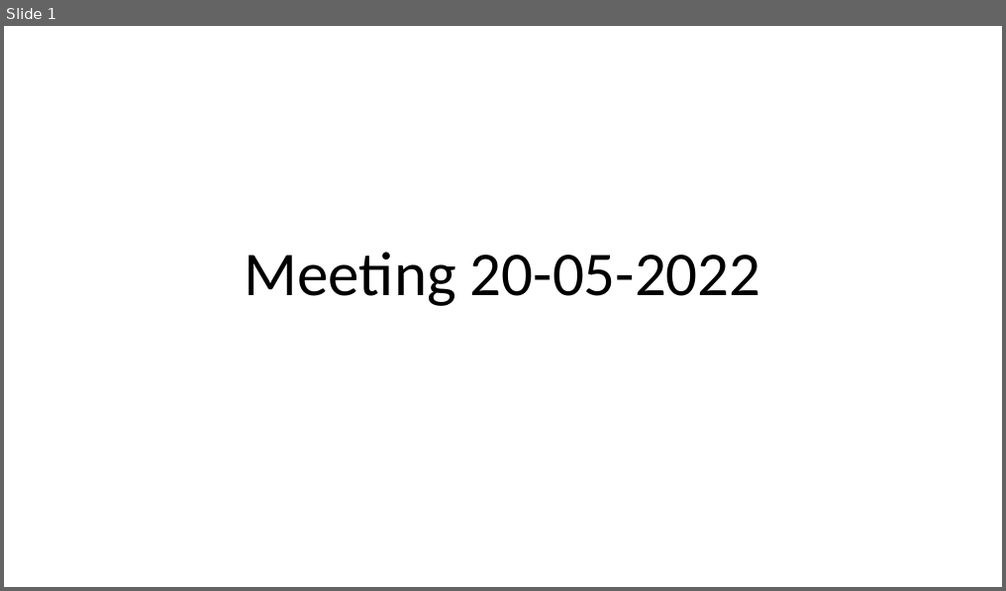
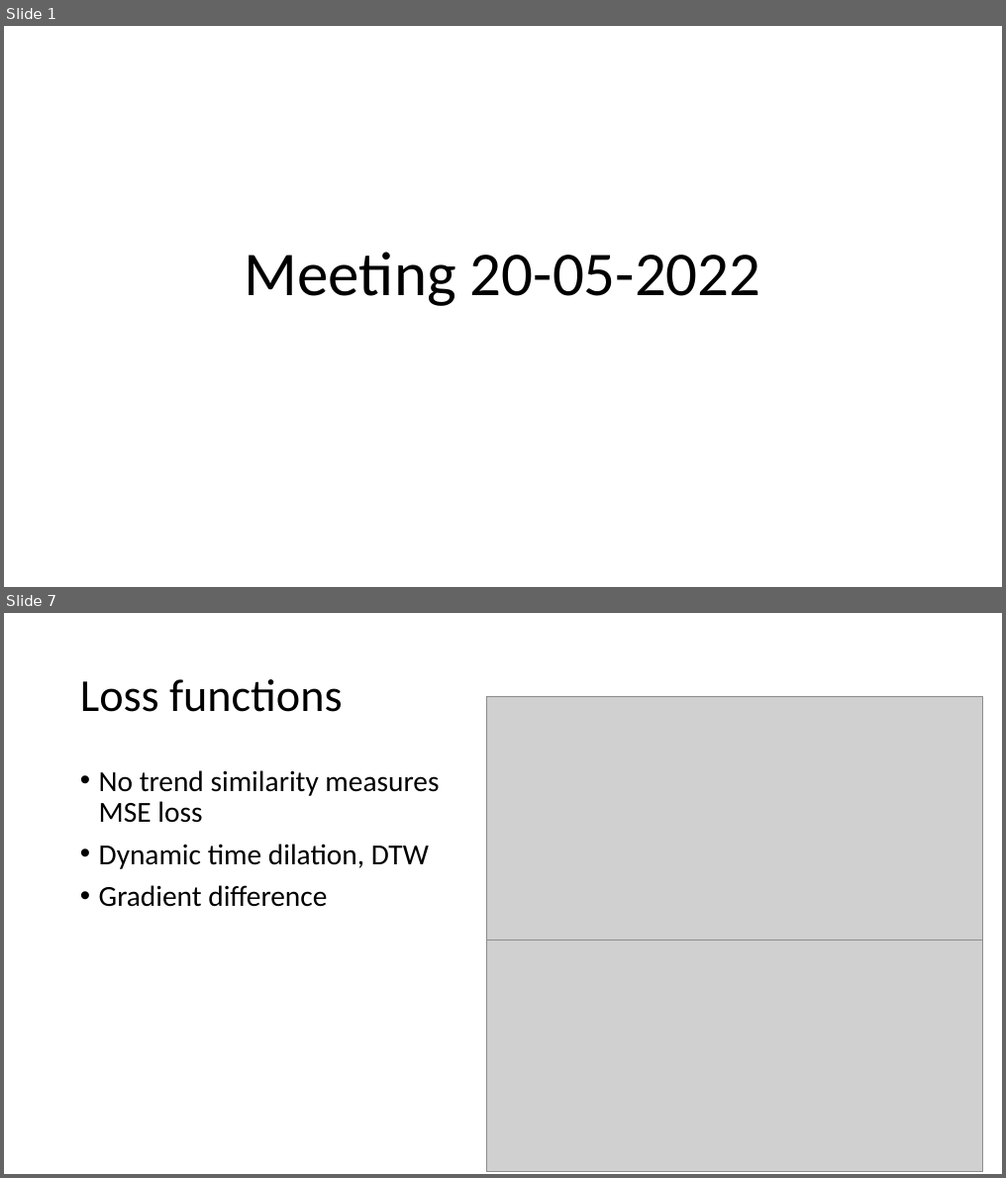
Before and after one commit to lancedw/3D-state-prediction-for-surface-vessels-using-IMU-data-and-images, a slide deck: Documentation/Presentations/Meeting 20-05-2022.pptx. Shown one above the other, each under a label of ours: slide 1 before the commit, slides 1 and 7 after it; the slides between them are not shown. The pictures are 1006x591 and 1006x1178 pixels, drawn with LibreOffice and Linux fonts; fonts in the diff are those of the drawing; grey boxes stand for pictures. Boxes give left, top, right and bottom in pixels: in the first picture for what was removed or moved away, otherwise in the second. Text is boxed around its words. In the diff, an @@ line names an element or a change of style, - is before the commit and + after.

```diff
--- a/Documentation/Presentations/Meeting 20-05-2022.pptx
+++ b/Documentation/Presentations/Meeting 20-05-2022.pptx
@@ slide 7 added at [4,613,1002,1174], background #FFFFFF @@
@@ title added at [80,679,342,712], 44 pt, text #000000 @@
+Loss functions
@@ picture added at [486,697,982,941] @@
@@ text added at [99,770,439,907], 28 pt, text #000000 @@
+• No trend similarity measures MSE loss
+• Dynamic time dilation, DTW
+• Gradient difference
@@ picture added at [487,941,982,1172] @@
```
Also in this commit, not shown: 1 slide changed, 6 other slides added, 4 other files.
